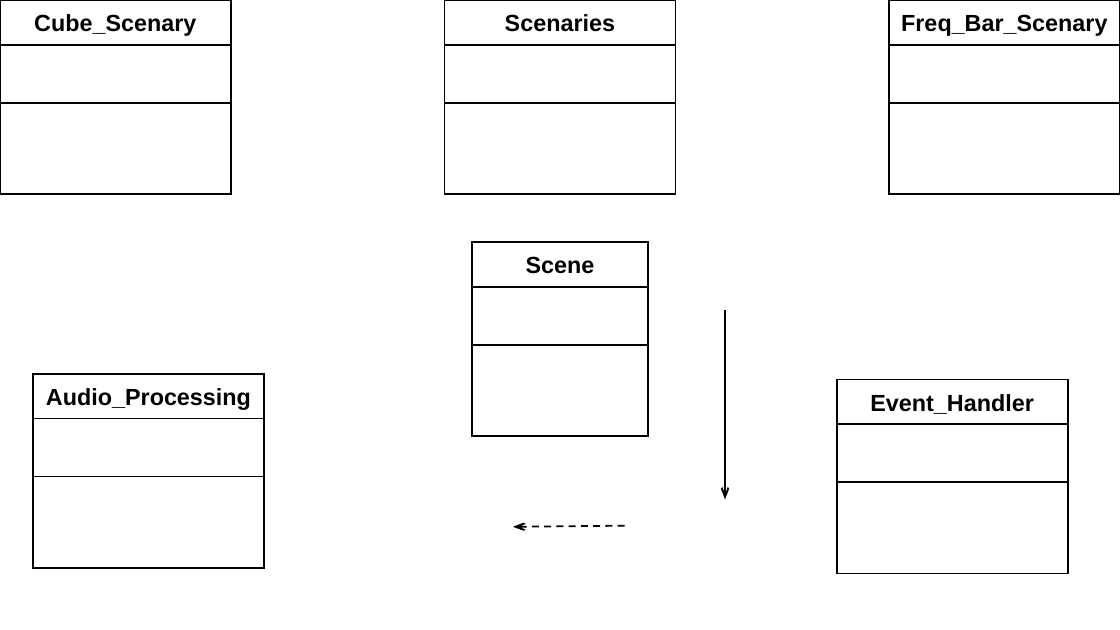
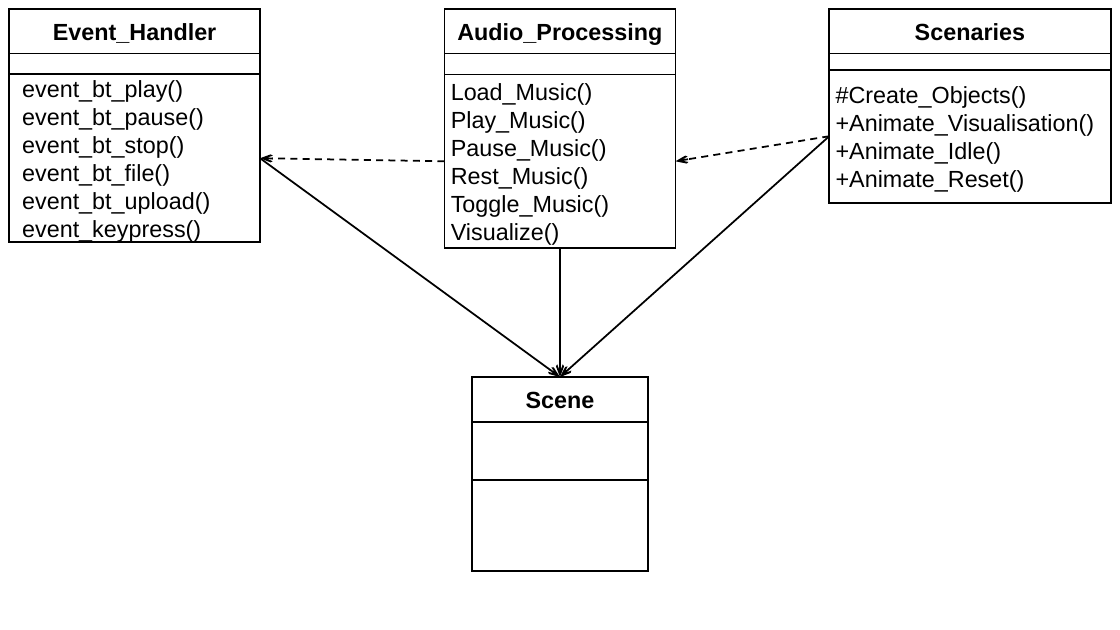
Before and after one commit to joseppe-ru/Music_Visualizer, a slide deck: slide 3 of Dokumentation/MuVi_UML.pptx. Drawn at 1120x630 pixels with LibreOffice and Linux fonts; fonts in the diff are those of the drawing. Boxes give left, top, right and bottom in pixels: in the first picture for what was removed or moved away, otherwise in the second. Text is boxed around its words. In the diff, an @@ line names an element or a change of style, - is before the commit and + after.

```diff
--- a/Dokumentation/MuVi_UML.pptx
+++ b/Dokumentation/MuVi_UML.pptx
@@ rectangle removed at [0,0,231,45] @@
-Cube_Scenary
@@ rectangle "Event_Handler": place and size @@
-rectangle "Event_Handler" at [837,380,1068,424]
+rectangle "Event_Handler" at [9,8,260,53]
@@ rectangle "Audio_Processing": place and size @@
-rectangle "Audio_Processing" at [33,374,264,418]
+rectangle "Audio_Processing" at [444,8,676,53]
@@ rectangle "Scenaries": place and size @@
-rectangle "Scenaries" at [444,0,676,45]
+rectangle "Scenaries" at [829,8,1111,53]
@@ rectangle removed at [889,0,1120,45] @@
-Freq_Bar_Scenary
@@ rectangle removed at [0,45,231,103] @@
@@ rectangle: place and size @@
-rectangle at [837,424,1068,482]
+rectangle at [9,54,260,75]
@@ rectangle: place and size @@
-rectangle at [33,418,264,476]
+rectangle at [444,54,676,75]
@@ rectangle: place and size @@
-rectangle at [444,45,676,103]
+rectangle at [829,54,1111,70]
@@ rectangle removed at [889,45,1120,103] @@
@@ rectangle added at [9,74,260,242], outline #000000 1.5 pt, 20 pt, text #000000 @@
+event_bt_play()
+event_bt_pause()
+event_bt_stop()
+event_bt_file()
+event_bt_upload()
+event_keypress()
@@ rectangle added at [444,75,676,248], outline #000000 1.5 pt, 20 pt, text #000000 @@
+Load_Music()
+Play_Music()
+Pause_Music()
+Rest_Music()
+Toggle_Music()
+Visualize()
@@ rectangle added at [829,70,1111,202], outline #000000 1.5 pt, 20 pt, text #000000 @@
+#Create_Objects()
++Animate_Visualisation()
++Animate_Idle()
++Animate_Reset()
@@ rectangle removed at [0,103,231,194] @@
@@ rectangle removed at [444,103,676,194] @@
@@ rectangle removed at [889,103,1120,194] @@
@@ arrow added from (829, 136) to (560, 377), #000000 1.5 pt @@
@@ arrow added from (829, 136) to (676, 161), #000000 1.5 pt dashed @@
@@ arrow moved from (725, 310) - (725, 500) to (260, 158) - (560, 377) @@
@@ arrow added from (444, 161) to (260, 158), #000000 1.5 pt dashed @@
@@ arrow added from (560, 248) to (560, 377), #000000 1.5 pt @@
@@ 3 rectangles: place and size @@
-3 rectangles at [472,242,648,437]
+3 rectangles at [472,377,648,571]
@@ rectangle removed at [33,476,264,568] @@
@@ rectangle removed at [837,482,1068,574] @@
@@ arrow removed from (625, 526) to (513, 527) @@
```
Also in this commit, not shown: 1 other slide changed, 2 other files.
